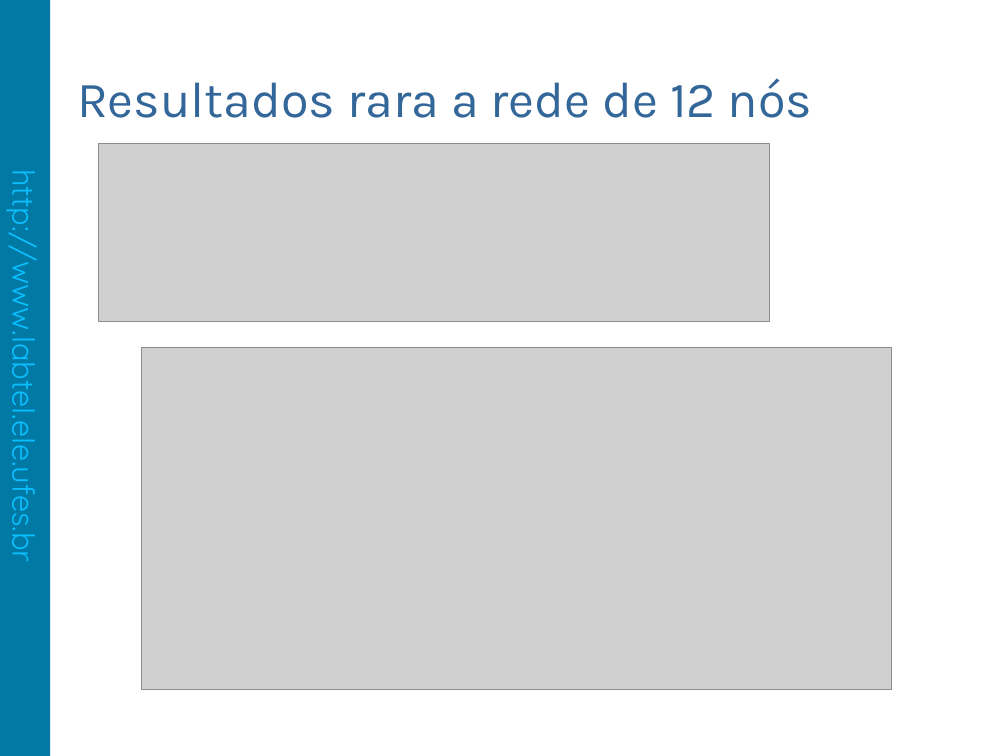
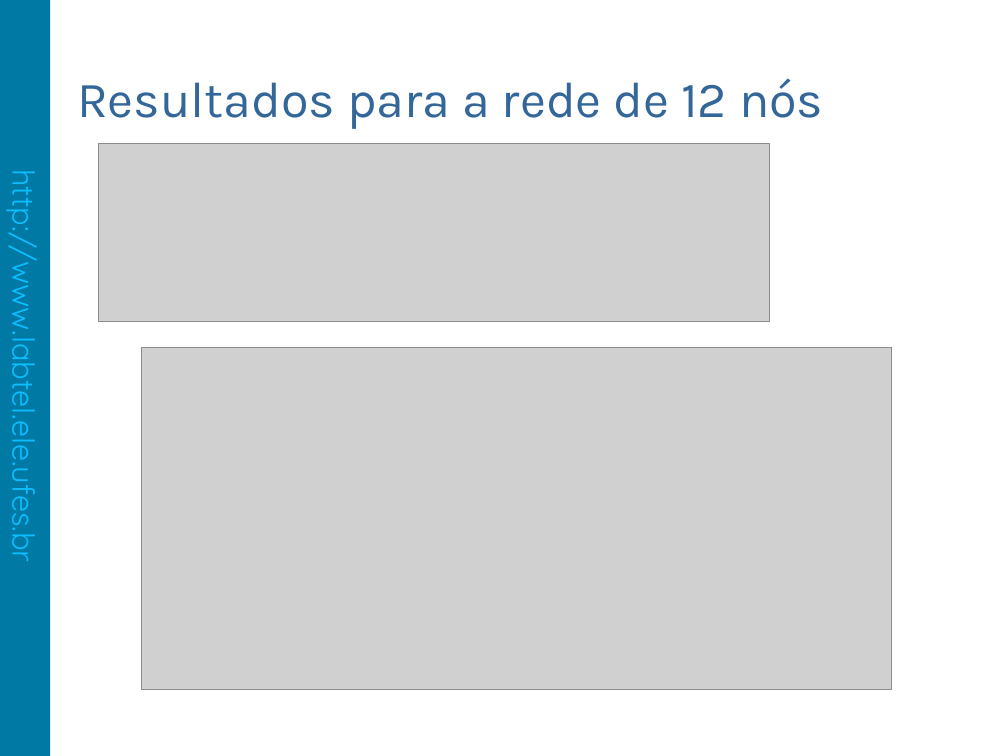
Before and after one commit to fabiolimath/twa, a slide deck: slide 17 of sbpo09/trunk/apresentacao/SBPO2009.TC9-OC.55711.FabioLima.odp (slide 16 before the commit). Drawn at 1008x756 pixels with LibreOffice and Linux fonts; fonts in the diff are those of the drawing; grey boxes stand for pictures; background and template pictures are left out. Boxes give left, top, right and bottom in pixels: in the first picture for what was removed or moved away, otherwise in the second. Text is boxed around its words. In the diff, an @@ line names an element or a change of style, - is before the commit and + after.

```diff
--- a/sbpo09/trunk/apresentacao/SBPO2009.TC9-OC.55711.FabioLima.odp
+++ b/sbpo09/trunk/apresentacao/SBPO2009.TC9-OC.55711.FabioLima.odp
@@ title at (77,78,823,129): text changed @@
-Resultados rara a rede de 12 nós
+Resultados para a rede de 12 nós
```
Also in this commit, not shown: 10 other slides changed, 1 slide added, 2 other files.
